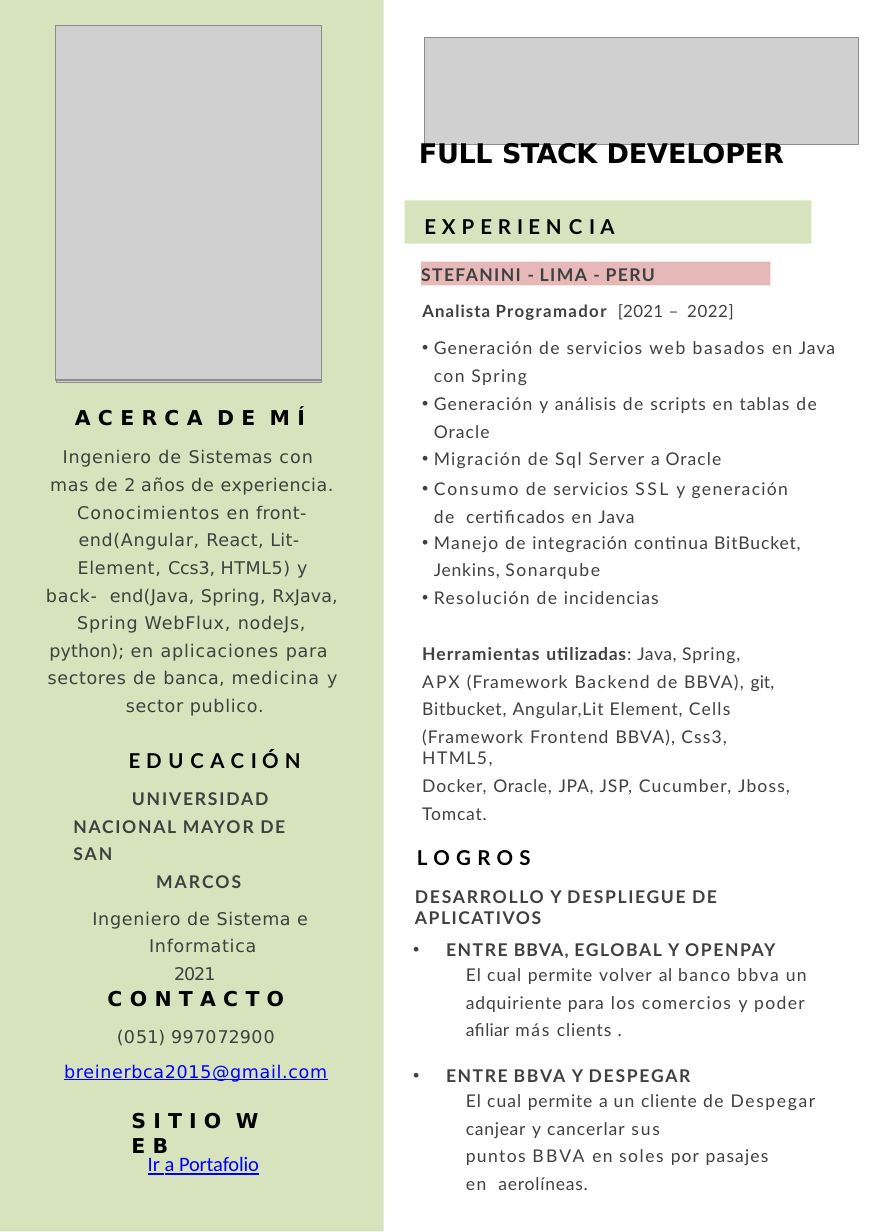
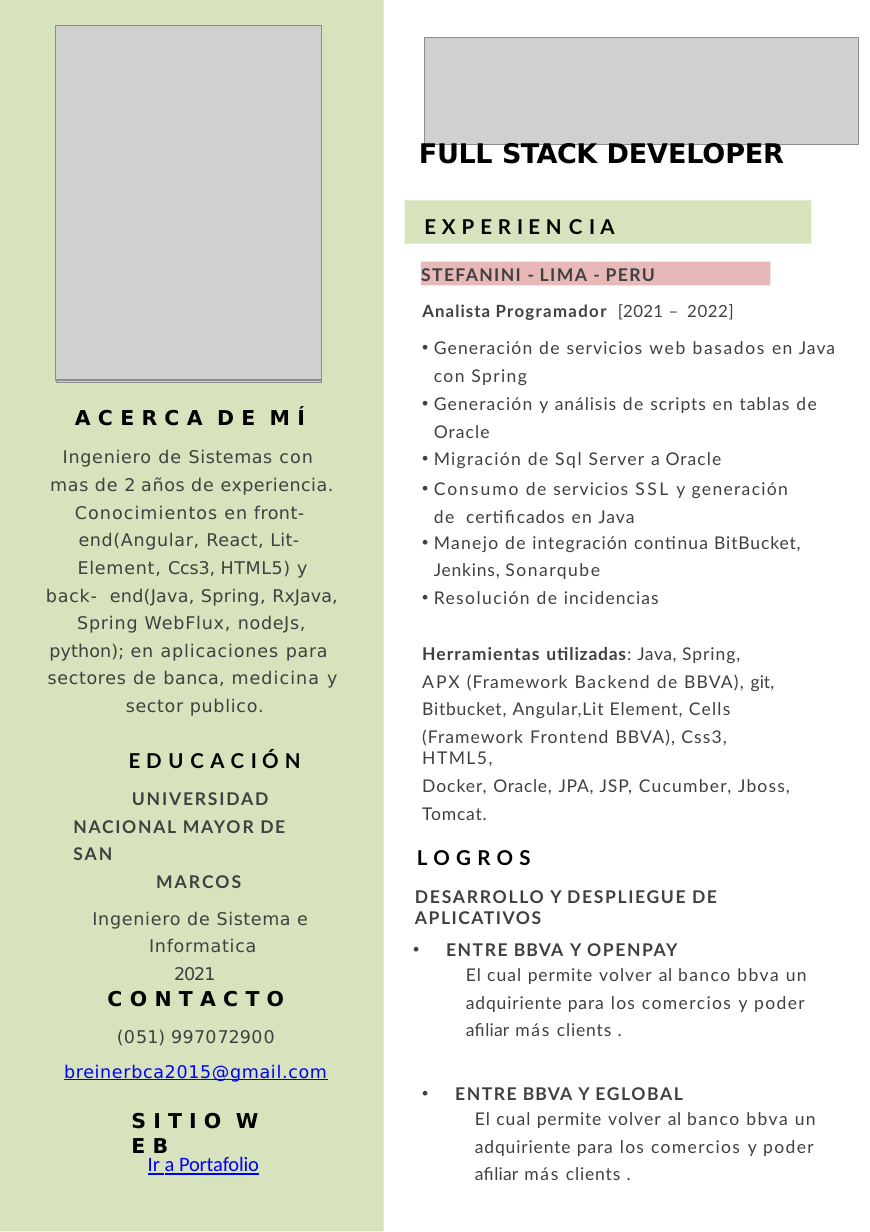
Before and after one commit to breinerbca99/portafolio1, a slide deck: slide 1 of src/assets/CV.pptx. Drawn at 870x1232 pixels with LibreOffice and Linux fonts; fonts in the diff are those of the drawing; grey boxes stand for pictures. Boxes give left, top, right and bottom in pixels: in the first picture for what was removed or moved away, otherwise in the second. Text is boxed around its words. In the diff, an @@ line names an element or a change of style, - is before the commit and + after.

```diff
--- a/src/assets/CV.pptx
+++ b/src/assets/CV.pptx
@@ text at (x1=446, y1=943, x2=677, y2=956): text changed @@
-• ENTRE BBVA, EGLOBAL Y OPENPAY
+• ENTRE BBVA Y OPENPAY
@@ text at (x1=455, y1=1087, x2=816, y2=1180): text changed @@
-• ENTRE BBVA Y DESPEGAR
-El cual permite a un cliente de Despegar
-canjear y cancerlar sus
-puntos BBVA en soles por pasajes en aerolíneas.
+• ENTRE BBVA Y EGLOBAL
+El cual permite volver al banco bbva un
+adquiriente para los comercios y poder afiliar más clients .
```
Also in this commit, not shown: 1 other slide changed.
